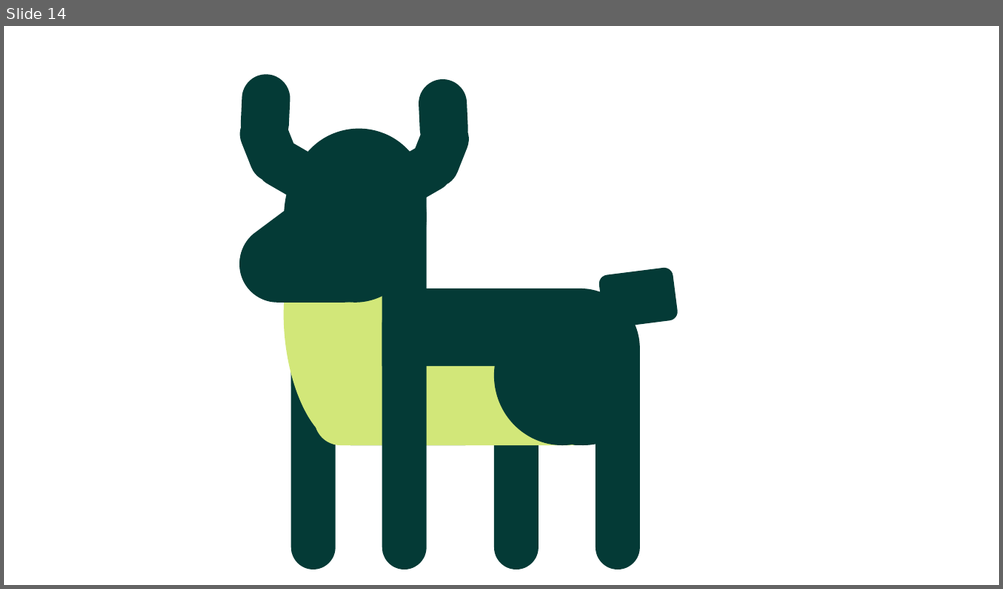
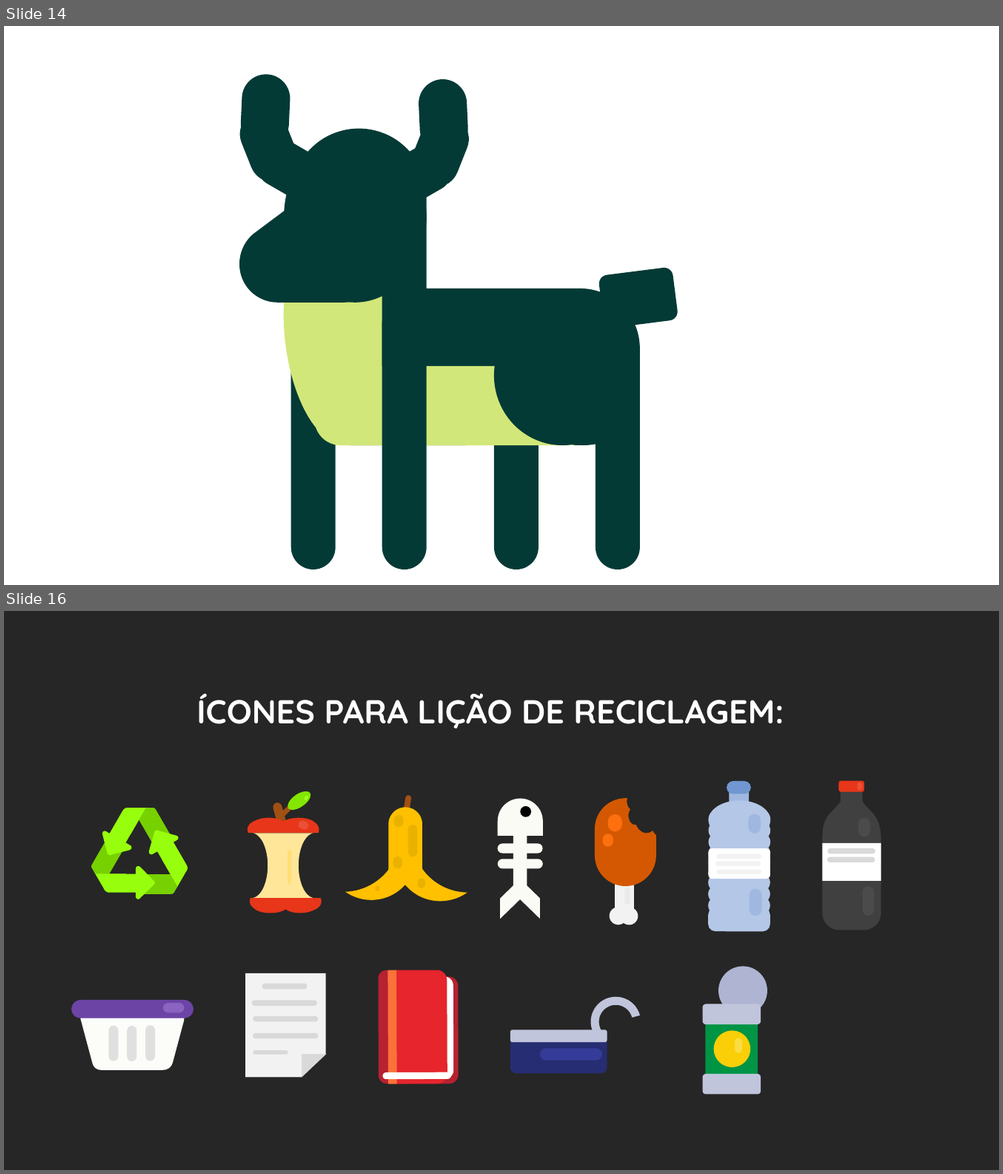
Before and after one commit to pedrogmo/projetopp2, a slide deck: slide/Apresentação1.pptx. Shown one above the other, each under a label of ours: slide 14 before the commit, slides 14 and 16 after it; the slides between them are not shown. The pictures are 1003x589 and 1003x1174 pixels, drawn with LibreOffice and Linux fonts; fonts in the diff are those of the drawing. Boxes give left, top, right and bottom in pixels: in the first picture for what was removed or moved away, otherwise in the second. Text is boxed around its words. In the diff, an @@ line names an element or a change of style, - is before the commit and + after.

```diff
--- a/slide/Apresentação1.pptx
+++ b/slide/Apresentação1.pptx
@@ slide 16 added at [4,611,999,1170], background #262626 @@
@@ text added at [196,693,783,729], 32 pt, text #FFFFFF, bold @@
+ÍCONES PARA LIÇÃO DE RECICLAGEM:
@@ group added at [811,781,892,931]: 9 rounded rectangles, 1 teardrop, 1 rectangle @@
@@ group added at [247,789,321,913]: 5 rounded rectangles, 5 ellipses, 4 freeform shapes @@
@@ group added at [497,798,543,918]: 2 rounded rectangles, 1 freeform shape, 1 rectangle, 1 chevron, 1 ellipse @@
@@ group added at [91,805,190,901]: 18 rounded rectangles, 6 freeform shapes, 6 ellipses, 3 trapezoids, 3 triangles @@
@@ group added at [708,781,770,932]: 18 rounded rectangles, 1 ellipse @@
@@ group added at [595,798,656,925]: 4 rounded rectangles, 2 ellipses, 1 freeform shape @@
@@ group added at [346,795,466,919]: 7 rounded rectangles, 2 moons @@
@@ group added at [71,1000,193,1071]: 5 rounded rectangles, 1 freeform shape @@
@@ group added at [510,997,640,1074]: 3 rounded rectangles, 1 arch (boxed as its full ring) @@
@@ group added at [246,974,327,1077]: 5 rounded rectangles, 1 freeform shape, 1 right triangle @@
@@ group added at [703,967,766,1094]: 3 rounded rectangles, 2 ellipses, 1 rectangle @@
@@ group added at [378,971,458,1085]: 5 rounded rectangles, 1 rectangle @@
```
Also in this commit, not shown: 2 slides changed, 2 other slides added, 2 slides removed, 6 other files.
